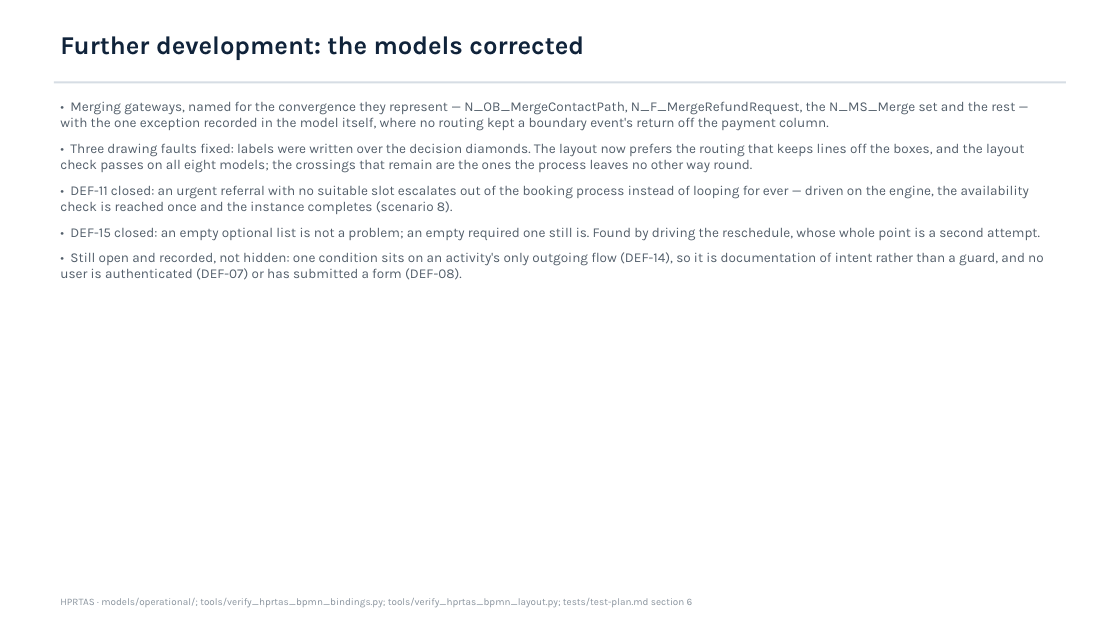
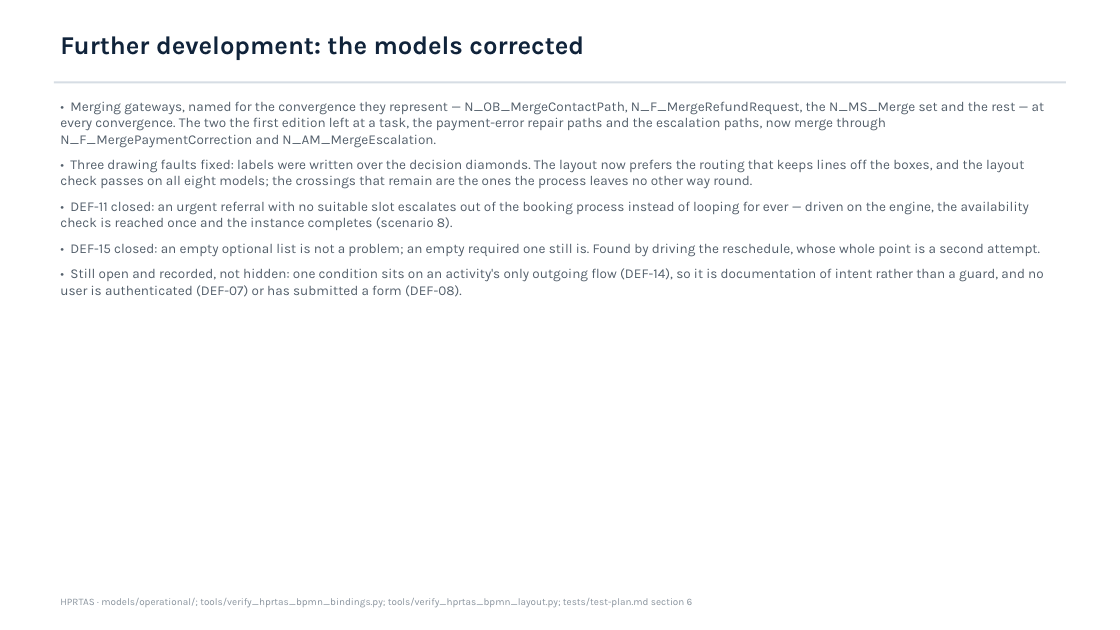
Before and after one commit to GuardFell/HPRTAS, a slide deck: slide 8 of HPRTAS - Second Release.pptx. Drawn at 1120x630 pixels with LibreOffice and Linux fonts; fonts in the diff are those of the drawing. Boxes give left, top, right and bottom in pixels: in the first picture for what was removed or moved away, otherwise in the second. Text is boxed around its words. In the diff, an @@ line names an element or a change of style, - is before the commit and + after.

```diff
--- a/HPRTAS - Second Release.pptx
+++ b/HPRTAS - Second Release.pptx
@@ text at [60, 101, 1045, 148]: text changed @@
-• Merging gateways, named for the convergence they represent — N_OB_MergeContactPath, N_F_MergeRefundRequest, the N_MS_Merge set and the rest — with the one exception recorded in the model itself, where no routing kept a boundary event's return off the payment column.
+• Merging gateways, named for the convergence they represent — N_OB_MergeContactPath, N_F_MergeRefundRequest, the N_MS_Merge set and the rest — at every convergence. The two the first edition left at a task, the payment-error repair paths and the escalation paths, now merge through N_F_MergePaymentCorrection and N_AM_MergeEscalation.
```
Also in this commit, not shown: 2 other slides changed, 10 other files.
